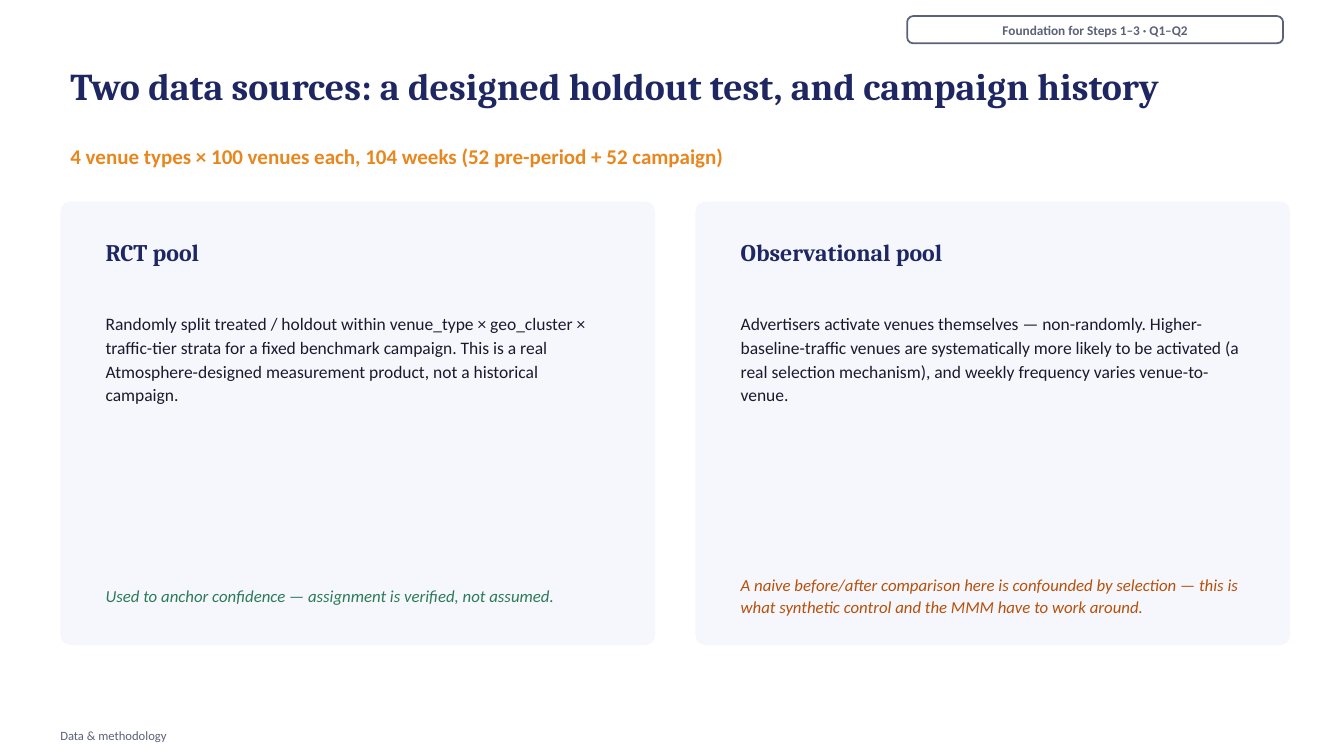
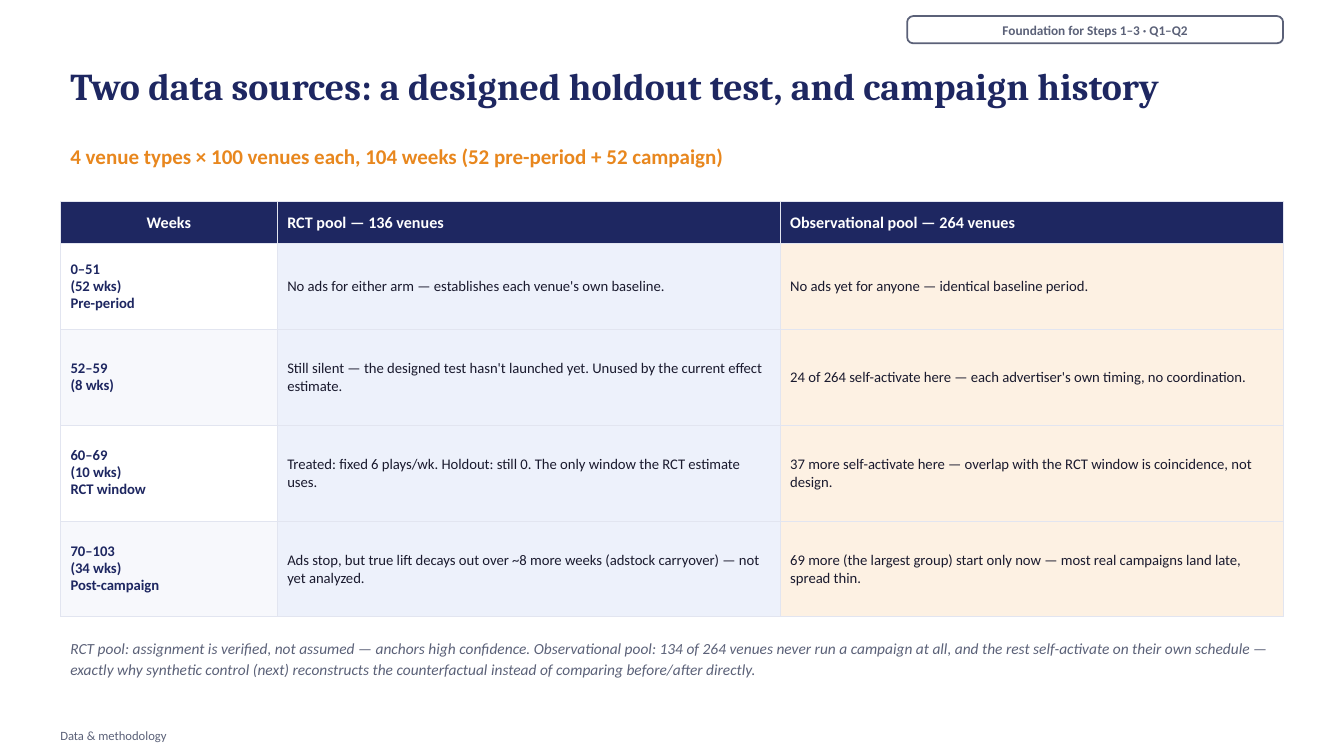
Before and after one commit to crystal1361/atmosphere-dooh-measurement, a slide deck: slide 6 of deck/AtmosphereTV_DOOH_Measurement.pptx. Drawn at 1344x756 pixels with LibreOffice and Linux fonts; fonts in the diff are those of the drawing. Boxes give left, top, right and bottom in pixels: in the first picture for what was removed or moved away, otherwise in the second. Text is boxed around its words. In the diff, an @@ line names an element or a change of style, - is before the commit and + after.

```diff
--- a/deck/AtmosphereTV_DOOH_Measurement.pptx
+++ b/deck/AtmosphereTV_DOOH_Measurement.pptx
@@ rounded rectangle removed at (x1=60, y1=202, x2=655, y2=645) @@
@@ table added at (x1=60, y1=202, x2=1284, y2=597), 5 rows, 3 columns @@
+Weeks | RCT pool — 136 venues | Observational pool — 264 venues
+0–51 / (52 wks) / Pre-period | No ads for either arm — establishes each venue's own baseline. | No ads yet for anyone — identical baseline period.
+52–59 / (8 wks) | Still silent — the designed test hasn't launched yet. Unused by the current effect estimate. | 24 of 264 self-activate here — each advertiser's own timing, no coordination.
+60–69 / (10 wks) / RCT window | Treated: fixed 6 plays/wk. Holdout: still 0. The only window the RCT estimate uses. | 37 more self-activate here — overlap with the RCT window is coincidence, not design.
+70–103 / (34 wks) / Post-campaign | Ads stop, but true lift decays out over ~8 more weeks (adstock carryover) — not yet analyzed. | 69 more (the largest group) start only now — most real campaigns land late, spread thin.
@@ rounded rectangle removed at (x1=696, y1=202, x2=1291, y2=645) @@
@@ text removed at (x1=741, y1=244, x2=942, y2=266) @@
-Observational pool
@@ text removed at (x1=106, y1=318, x2=572, y2=404) @@
-Randomly split treated / holdout within venue_type × geo_cluster × traffic-tier strata for a fixed benchmark campaign. This is a real Atmosphere-designed measurement product, not a historical campaign.
@@ text removed at (x1=741, y1=318, x2=1239, y2=401) @@
-Advertisers activate venues themselves — non-randomly. Higher-baseline-traffic venues are systematically more likely to be activated (a real selection mechanism), and weekly frequency varies venue-to-venue.
@@ text removed at (x1=106, y1=590, x2=553, y2=605) @@
-Used to anchor confidence — assignment is verified, not assumed.
@@ text removed at (x1=741, y1=579, x2=1238, y2=616) @@
-A naive before/after comparison here is confounded by selection — this is what synthetic control and the MMM have to work around.
@@ text at (x1=70, y1=643, x2=1249, y2=678): text changed; size 17 to 11 pt; font Cambria to Calibri; text colour #1E2761 to #5B6178; bold off; italic on @@
-RCT pool
+RCT pool: assignment is verified, not assumed — anchors high confidence. Observational pool: 134 of 264 venues never run a campaign at all, and the rest self-activate on their own schedule — exactly why synthetic control (next) reconstructs the counterfactual instead of comparing before/after directly.
```
Also in this commit, not shown: 2 other files.
